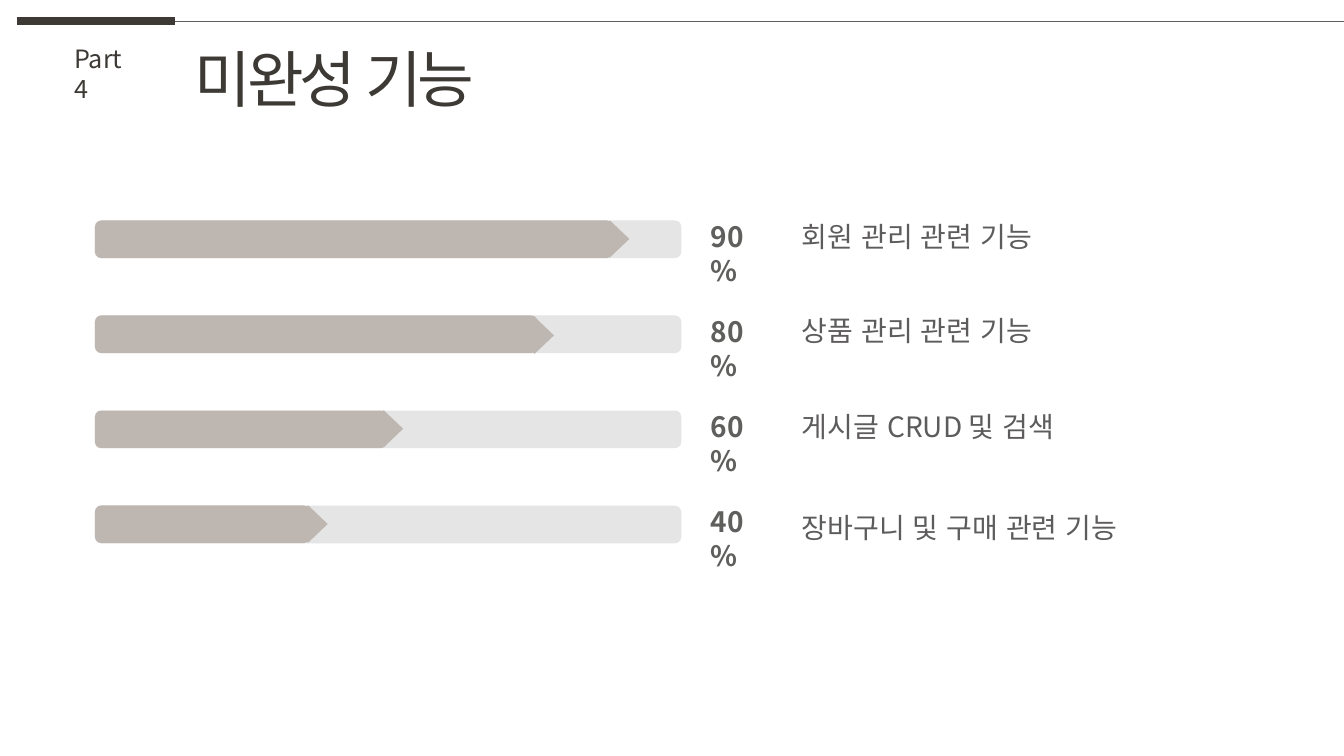
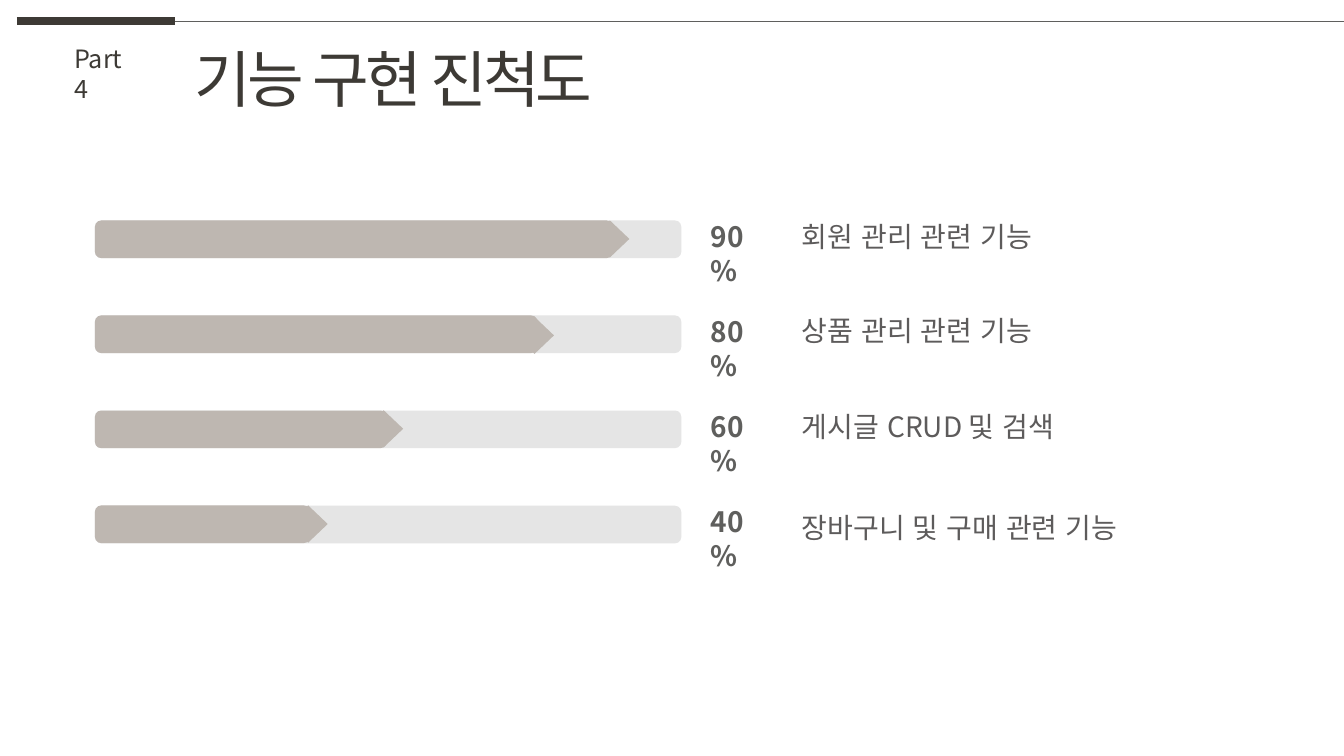
Before and after one commit to ostrichick/MaruProject, a slide deck: slide 22 of 20220929_teamA.pptx (slide 23 before the commit). Drawn at 1344x756 pixels with LibreOffice and Linux fonts; fonts in the diff are those of the drawing. Boxes give left, top, right and bottom in pixels: in the first picture for what was removed or moved away, otherwise in the second. Text is boxed around its words. In the diff, an @@ line names an element or a change of style, - is before the commit and + after.

```diff
--- a/20220929_teamA.pptx
+++ b/20220929_teamA.pptx
@@ text at box(195, 51, 593, 107): text changed @@
-미완성 기능
+기능 구현 진척도
```
Also in this commit, not shown: 3 other slides changed, 8 other files.
